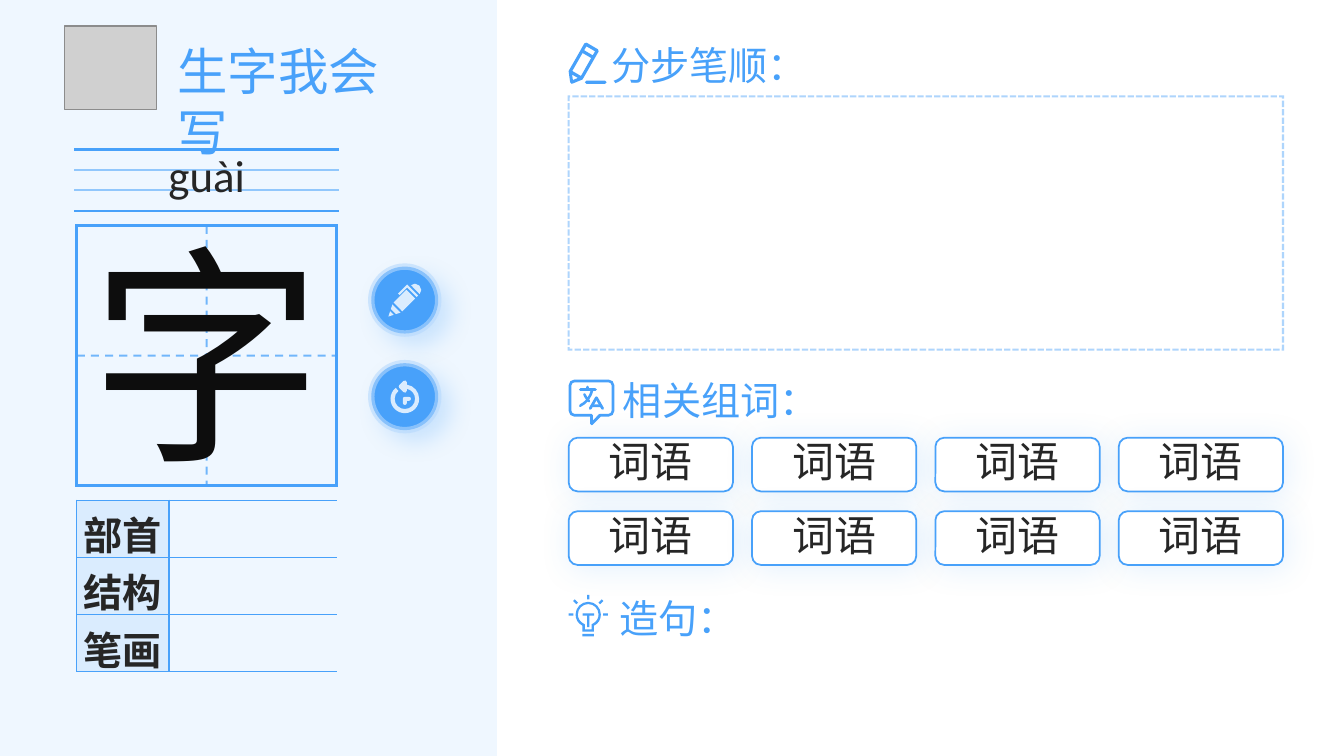
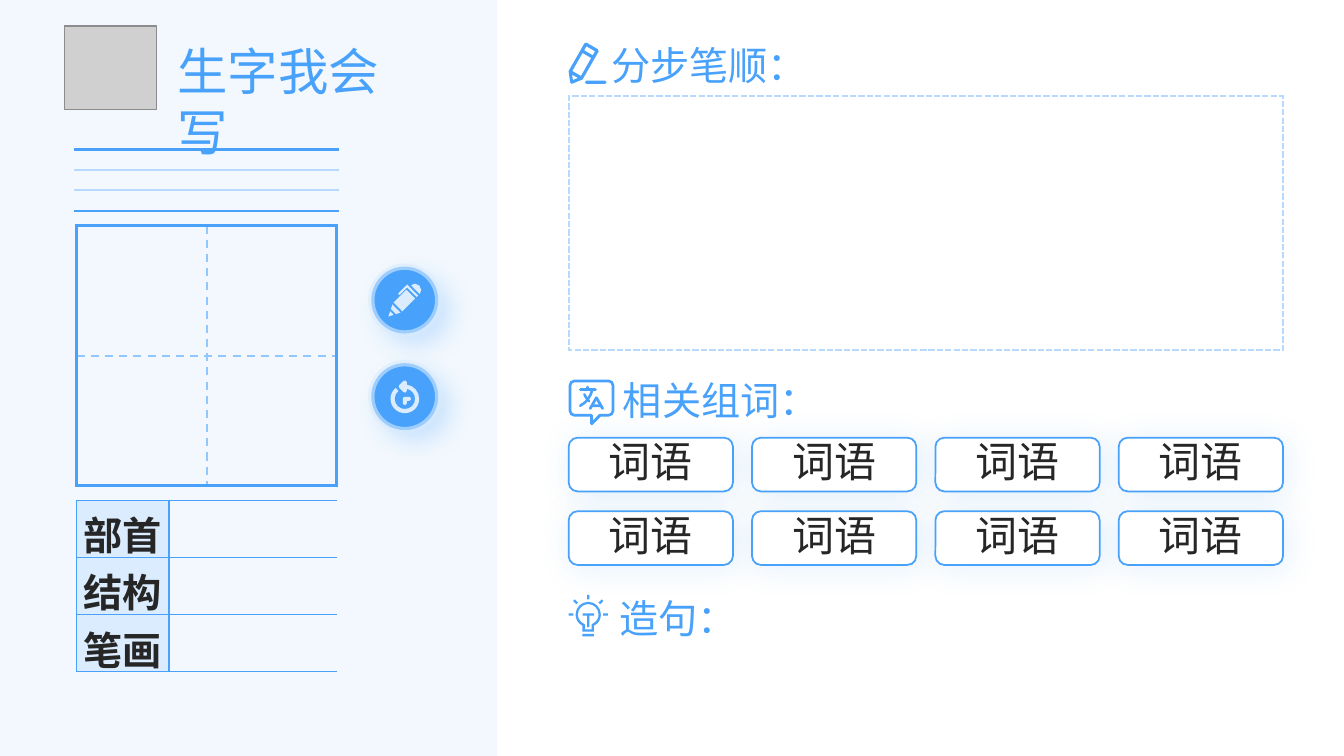
Before and after one commit to Andykjb6/Quick-Rubik-Cube-PPT-Plugin, a slide deck: slide 1 of Resources/生字教学.pptx. Drawn at 1344x756 pixels with LibreOffice and Linux fonts; fonts in the diff are those of the drawing; grey boxes stand for pictures; background and template pictures are left out. Boxes give left, top, right and bottom in pixels: in the first picture for what was removed or moved away, otherwise in the second. Text is boxed around its words. In the diff, an @@ line names an element or a change of style, - is before the commit and + after.

Commit message:
#修改“生字教学”模板

```diff
--- a/Resources/生字教学.pptx
+++ b/Resources/生字教学.pptx
@@ freeform shape at bbox=[0, 0, 497, 756]: fill #EFF7FF to #DAECFE at 33% opacity @@
@@ line (75, 170) - (339, 170): stroke #91C7FC 1.15 pt to #B6D9FD 1.15 pt @@
@@ text removed at bbox=[168, 161, 244, 200] @@
-guài
@@ line (75, 191) - (339, 191): stroke #91C7FC 1.15 pt to #B6D9FD 1.15 pt @@
@@ text removed at bbox=[91, 210, 323, 487] @@
-字
@@ line (207, 226) - (207, 486): stroke #48A1FA 1.43 pt dashed to #91C7FC 1.43 pt dashed @@
@@ ellipse at bbox=[371, 266, 438, 333]: outline #B6D9FD 4.58 pt to #DAECFE 4.58 pt @@
@@ line (77, 356) - (337, 356): stroke #48A1FA 1.43 pt dashed to #91C7FC 1.43 pt dashed @@
@@ ellipse at bbox=[371, 363, 438, 430]: outline #B6D9FD 4.58 pt to #DAECFE 4.58 pt @@
```
